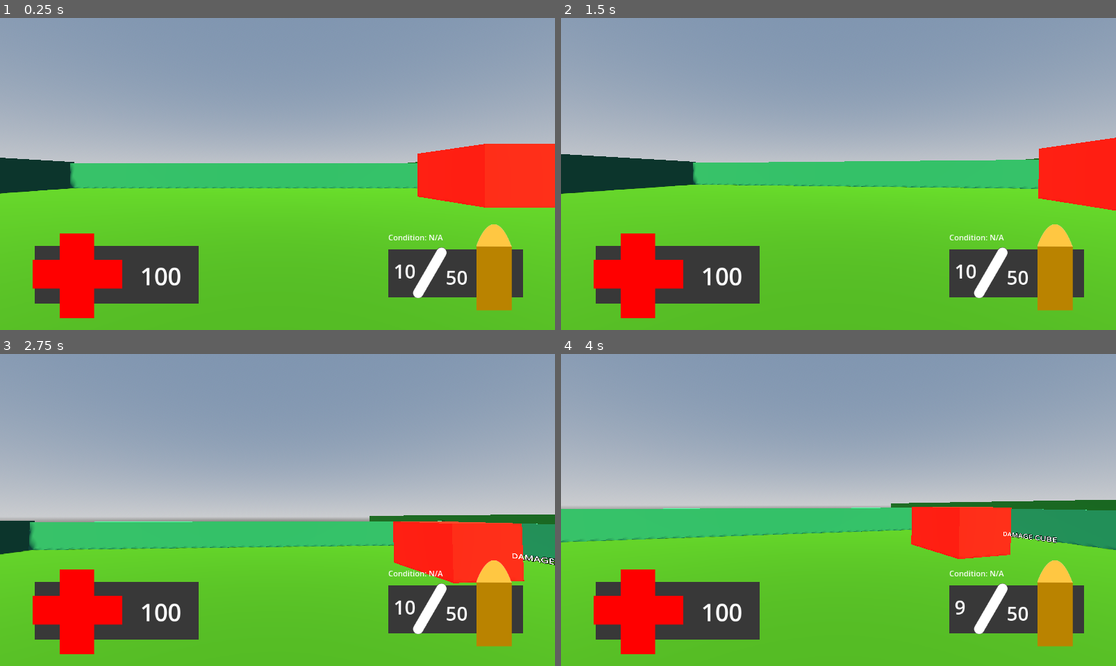
Above: before the commit, frames 1-4 (two rows, left to right).
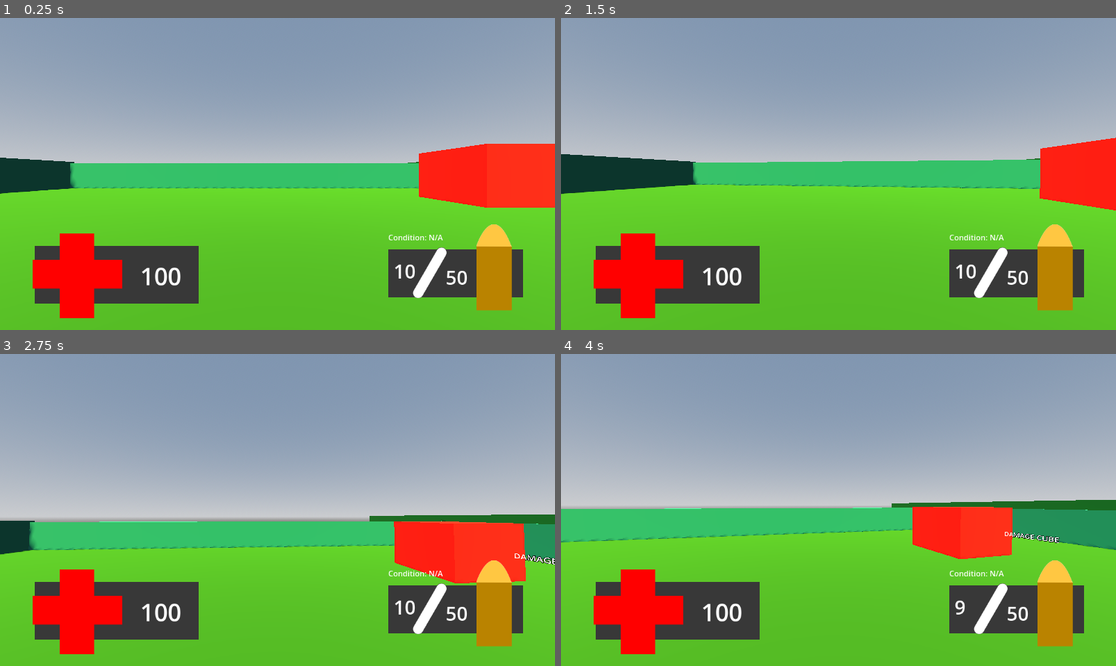
Above: after the commit, the same moments.

Repository: MaidMitsune/MaidcoreWarfare
Game: Godot game, scene res://world.tscn
Same seed, same stepped clock (60 frames per second), same inputs: the game is played once before the commit and once after it.
Inputs (mouse positions are in pixels of both pictures, inside the frame that each line leads up to):
- Up to frame 1 (0.25 s): no input
- Up to frame 2 (1.5 s): tap Enter (ui_accept) at 0.5, 0.6 s; move the mouse to (866, 174) at 0.52 s; hold Up (ui_up) from 0.53 s (still down); tap Space (jump) at 0.77, 0.8, 1.07, 1.35 s; move the mouse to (810, 174) at 1.27 s
- Up to frame 3 (2.75 s): keep holding Up (ui_up); tap Space (jump) at 1.52, 1.82, 2.3 s; tap Enter (ui_accept) at 1.55 s; move the mouse to (288, 503) at 2.02 s; hold C (cock) from 2.03 s (still down)
- Up to frame 4 (4 s): keep holding Up (ui_up); move the mouse to (832, 516) at 2.77 s; release C (cock) at 2.78 s; tap Ctrl (crouch) at 2.85 s; tap Space (jump) at 3.02, 3.32, 3.77, 3.8 s; tap Enter (ui_accept) at 3.05 s; move the mouse to (877, 513) at 3.52 s; press the mouse at (877, 513) at 3.53 s

The runs differ from the first frame. In frame 1, less than 0.1% of the frame differs, in the area x 0-88%, y 40-61%; in frame 2, less than 0.1%; in frame 3, 0.2%, in the area x 0-100%, y 51-74%; in frame 4, 0.2%.

Commit message:
Added character body and blank script for the enemy

Diff:
--- /dev/null
+++ b/enemy.tscn
@@ -0,0 +1,45 @@
+[gd_scene format=3 uid="uid://clnwih03ctbvy"]
+
+[ext_resource type="Script" uid="uid://dwnruc6ihgurp" path="res://enemy_ai.gd" id="1_7k104"]
+
+[sub_resource type="CapsuleShape3D" id="CapsuleShape3D_4gyqm"]
+
+[sub_resource type="StandardMaterial3D" id="StandardMaterial3D_qi2p4"]
+albedo_color = Color(1, 0, 0.05882353, 1)
+
+[sub_resource type="CapsuleMesh" id="CapsuleMesh_iifgy"]
+material = SubResource("StandardMaterial3D_qi2p4")
+
+[sub_resource type="SphereMesh" id="SphereMesh_epg4t"]
+
+[node name="Enemy" type="CharacterBody3D" unique_id=2013053151]
+script = ExtResource("1_7k104")
+
+[node name="CollisionShape3D" type="CollisionShape3D" parent="." unique_id=97583773]
+transform = Transform3D(1.1, 0, 0, 0, 1.1, 0, 0, 0, 1.1, 0, 0.6385074, 0)
+shape = SubResource("CapsuleShape3D_4gyqm")
+
+[node name="MeshInstance3D" type="MeshInstance3D" parent="." unique_id=18103782]
+transform = Transform3D(1, 0, 0, 0, 1, 0, 0, 0, 1, 0, 0.6594106, 0)
+mesh = SubResource("CapsuleMesh_iifgy")
+
+[node name="Head" type="Node3D" parent="." unique_id=66559621]
+transform = Transform3D(1, 0, 0, 0, 1, 0, 0, 0, 1, 0, 1.1428666, 0)
+
+[node name="Eye" type="MeshInstance3D" parent="Head" unique_id=1141412386]
+transform = Transform3D(0.3, 0, 0, 0, 0.3, 0, 0, 0, 0.3, 0.45625913, 0.020247936, 0.17561603)
+mesh = SubResource("SphereMesh_epg4t")
+
+[node name="Eye2" type="MeshInstance3D" parent="Head" unique_id=870171430]
+transform = Transform3D(0.3, 0, 0, 0, 0.3, 0, 0, 0, 0.3, 0.45226443, 0.01630032, -0.17886385)
+mesh = SubResource("SphereMesh_epg4t")
+
+[node name="NavigationAgent3D" type="NavigationAgent3D" parent="." unique_id=536986285]
+
+[node name="AttackTimer" type="Timer" parent="." unique_id=2018806715]
+
+[node name="AlertCooldown" type="Timer" parent="." unique_id=1023136221]
+
+[node name="WanderTimer" type="Timer" parent="." unique_id=1344660319]
+
+[node name="StrafeTimer" type="Timer" parent="." unique_id=1948941782]
--- /dev/null
+++ b/enemy_ai.gd
@@ -0,0 +1,28 @@
+extends CharacterBody3D
+
+
+const SPEED = 5.0
+const JUMP_VELOCITY = 4.5
+
+
+func _physics_process(delta: float) -> void:
+	# Add the gravity.
+	if not is_on_floor():
+		velocity += get_gravity() * delta
+
+	# Handle jump.
+	if Input.is_action_just_pressed("ui_accept") and is_on_floor():
+		velocity.y = JUMP_VELOCITY
+
+	# Get the input direction and handle the movement/deceleration.
+	# As good practice, you should replace UI actions with custom gameplay actions.
+	var input_dir := Input.get_vector("ui_left", "ui_right", "ui_up", "ui_down")
+	var direction := (transform.basis * Vector3(input_dir.x, 0, input_dir.y)).normalized()
+	if direction:
+		velocity.x = direction.x * SPEED
+		velocity.z = direction.z * SPEED
+	else:
+		velocity.x = move_toward(velocity.x, 0, SPEED)
+		velocity.z = move_toward(velocity.z, 0, SPEED)
+
+	move_and_slide()
--- a/world.tscn
+++ b/world.tscn
@@ -2,6 +2,7 @@
 
 [ext_resource type="PackedScene" uid="uid://cj16g42oa1xki" path="res://Player.tscn" id="1_fj7yv"]
 [ext_resource type="PackedScene" uid="uid://k05a5y8t47oy" path="res://interface.tscn" id="1_tlwt5"]
+[ext_resource type="PackedScene" uid="uid://clnwih03ctbvy" path="res://enemy.tscn" id="3_aqk2v"]
 [ext_resource type="PackedScene" uid="uid://dodwor8fh1yqk" path="res://ai_zone.tscn" id="3_tlwt5"]
 
 [sub_resource type="ProceduralSkyMaterial" id="ProceduralSkyMaterial_fj7yv"]
@@ -117,8 +118,10 @@
 [node name="Player" parent="." unique_id=394906023 instance=ExtResource("1_fj7yv")]
 transform = Transform3D(1, 0, 0, 0, 1, 0, 0, 0, 1, 0, 1.6341238, 0)
 
+[node name="Enemy" parent="." unique_id=2013053151 instance=ExtResource("3_aqk2v")]
+
 [node name="DirectionalLight3D" type="DirectionalLight3D" parent="." unique_id=1271722917]
-transform = Transform3D(0.7773766, 0.618899, -0.1124701, -0.23371187, 0.4501721, 0.8618144, 0.5840069, -0.64366895, 0.49459738, 27.730732, 16.861498, 39.66408)
+transform = Transform3D(0.7773767, 0.6188989, -0.112470515, -0.23371191, 0.45017195, 0.8618144, 0.584007, -0.6436687, 0.49459726, 24.01792, 18.213322, 43.348896)
 light_color = Color(0.9999991, 0.9905699, 0.49212247, 1)
 light_energy = 1.5
 shadow_enabled = true
Not shown, added: enemy_ai.gd.uid
